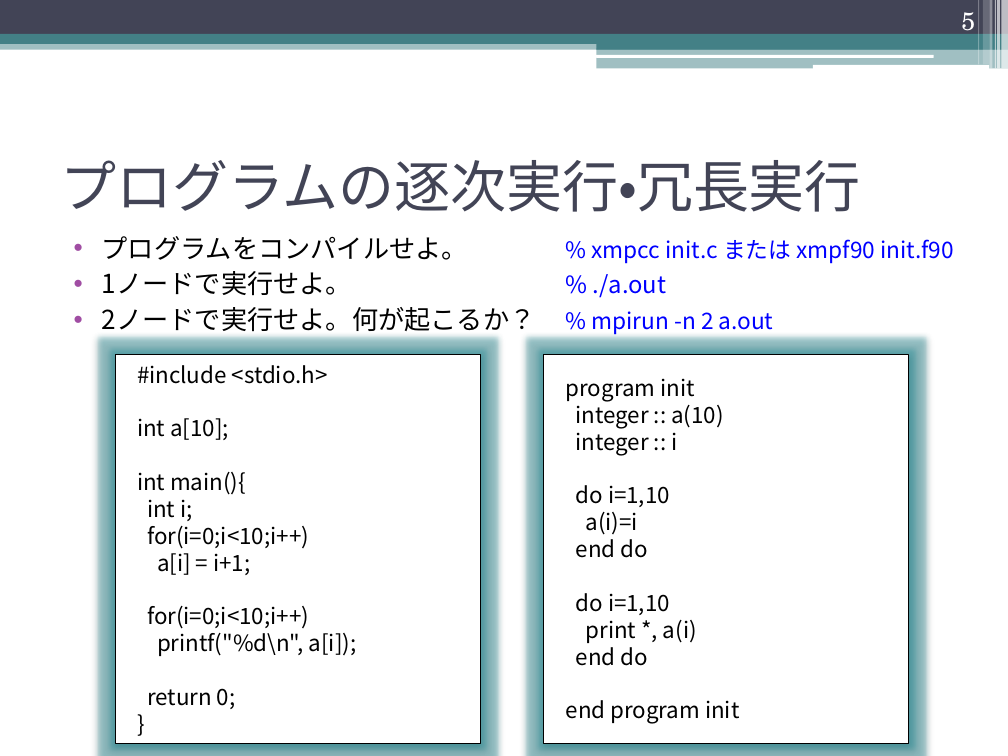
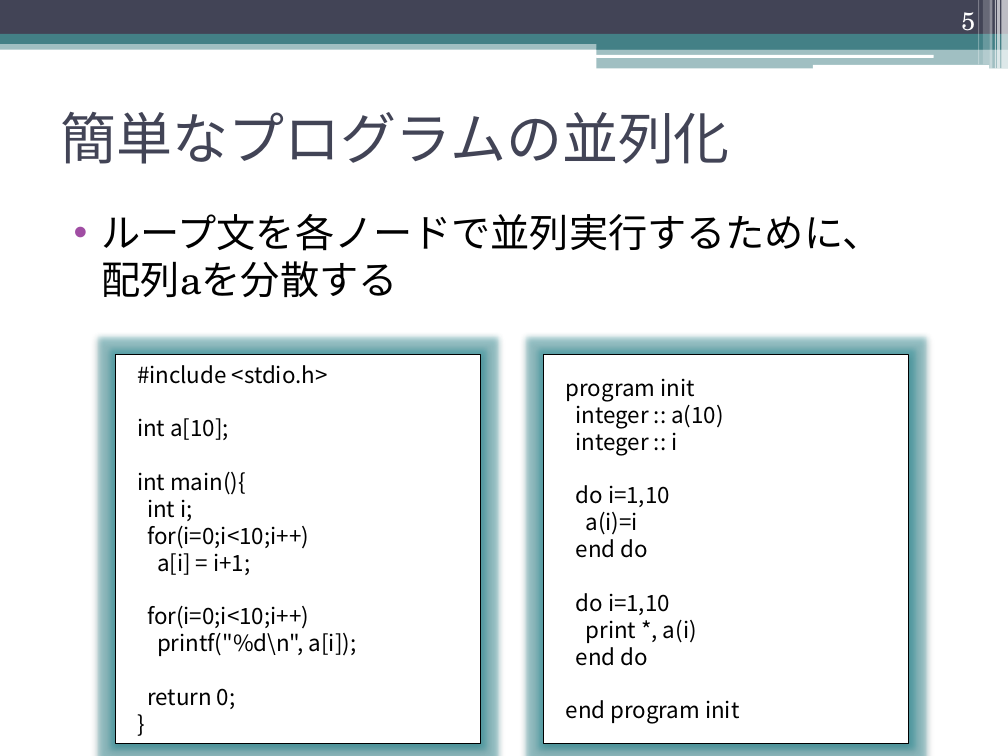
Before and after one commit to XcalableMP/Lecture, a slide deck: slide 5 of beginner/2.globalview.pptx. Drawn at 1008x756 pixels with LibreOffice and Linux fonts; fonts in the diff are those of the drawing. Boxes give left, top, right and bottom in pixels: in the first picture for what was removed or moved away, otherwise in the second. Text is boxed around its words. In the diff, an @@ line names an element or a change of style, - is before the commit and + after.

```diff
--- a/beginner/2.globalview.pptx
+++ b/beginner/2.globalview.pptx
@@ title at (x1=60, y1=112, x2=730, y2=164): text changed @@
-プログラムの逐次実行・冗長実行
+簡単なプログラムの並列化
@@ text at (x1=102, y1=214, x2=881, y2=298): text changed; size 16.1 to 28 pt; font Noto Sans CJK JP to TeX Gyre Schola; text colour #0000FF to #000000 @@
-• プログラムをコンパイルせよ。 % xmpcc init.c または xmpf90 init.f90
-• 1ノードで実行せよ。 % ./a.out
-• 2ノードで実行せよ。何が起こるか？ % mpirun -n 2 a.out
+• ループ文を各ノードで並列実行するために、
+  配列aを分散する
```
Also in this commit, not shown: 9 other slides changed, 1 slide added, 1 slide removed, 1 other file.
